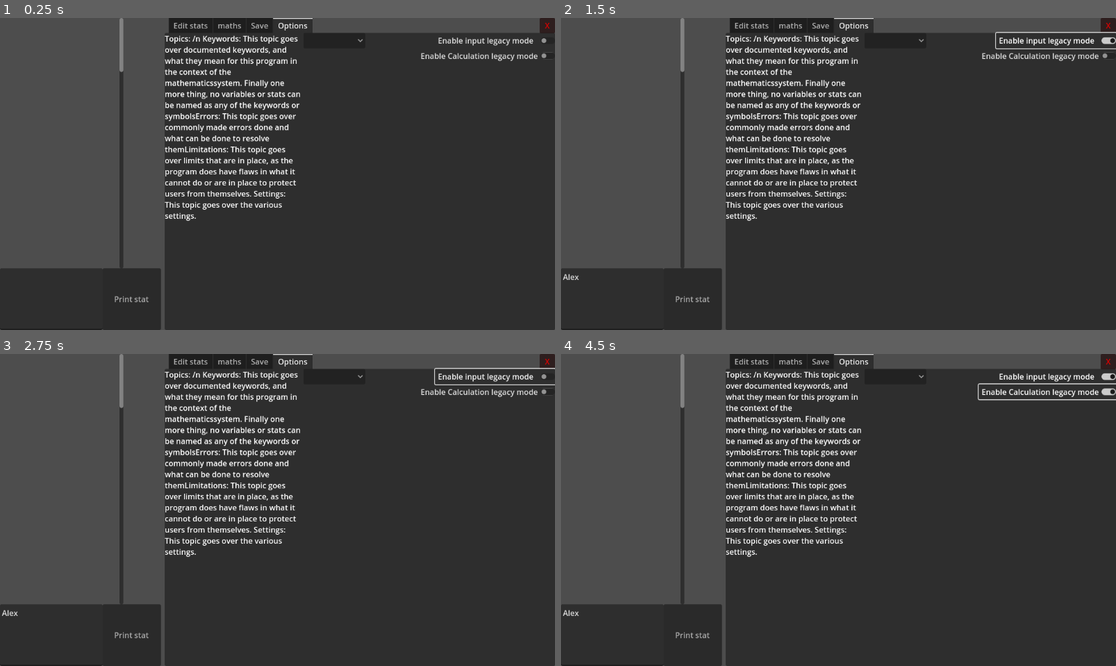
Above: before the commit, frames 1-4 (two rows, left to right).
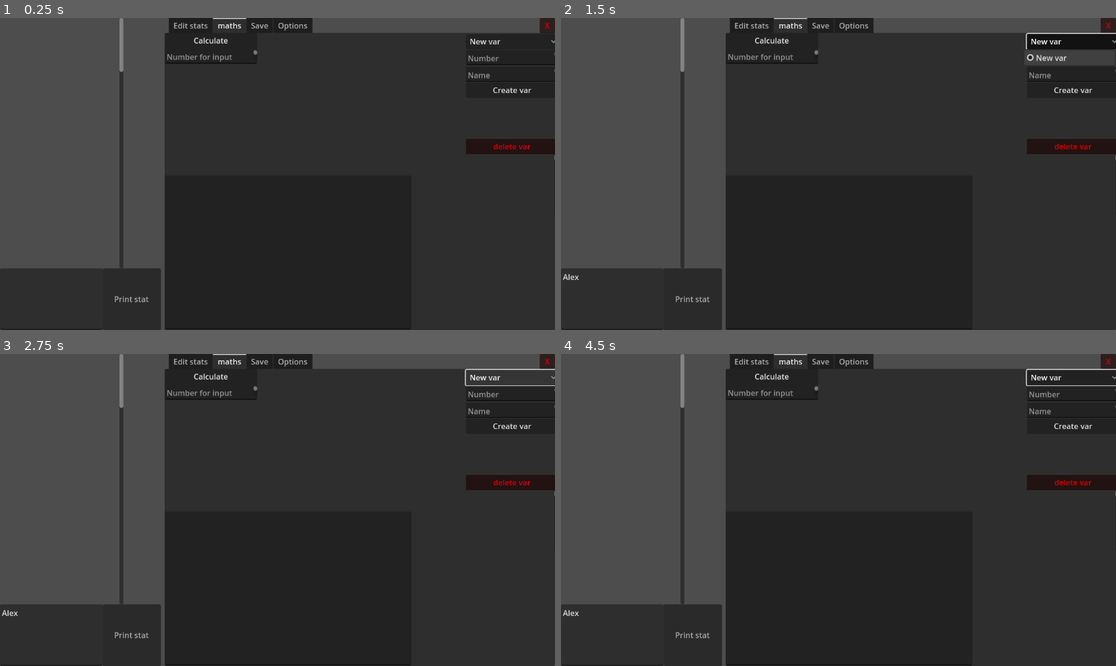
Above: after the commit, the same moments.

Repository: Random31234/huge-numbers-2.0
Game: Godot game, scene res://scenes/main.tscn
Two runs of this game, one before a commit and one after it. Both use one fixed random seed, a clock stepped at 60 frames per second and the inputs below.
Inputs (mouse positions are in pixels of both pictures, inside the frame that each line leads up to):
- Up to frame 1 (0.25 s): no input
- Up to frame 2 (1.5 s): click (610, 298) at 0.52 s; type "Alex" at 0.6 s; click (1071, 42) at 1.25 s, where only the run after the commit has a clickable "New var"
- Up to frame 3 (2.75 s): click (510, 378) at 2 s, where only the run after the commit has a clickable "New var"
- Up to frame 4 (4.5 s): click "Print stat" at 2.75 s; click (1054, 375) at 3.5 s, where only the run before the commit has a clickable "Enable input legacy mode"; click (1049, 391) at 4.25 s, where only the run before the commit has a clickable "Enable Calculation legacy mode"

The runs differ from the first frame. In frame 1, 5.5% of the frame differs, in the area x 29-100%, y 0-100%; in frame 2, 6.2%; in frame 3, 5.8%; in frame 4, 6.0%.

Commit message:
Maths and stats base

Diff:
--- /dev/null
+++ b/scenes/Stats.gd
@@ -0,0 +1,11 @@
+extends Node
+class_name stats
+
+# Called when the node enters the scene tree for the first time.
+func _ready() -> void:
+	pass # Replace with function body.
+
+
+# Called every frame. 'delta' is the elapsed time since the previous frame.
+func _process(delta: float) -> void:
+	pass
--- a/scenes/main.tscn
+++ b/scenes/main.tscn
@@ -1,5 +1,6 @@
-[gd_scene load_steps=3 format=3 uid="uid://bsvg48syefxe0"]
-
+[gd_scene load_steps=4 format=3 uid="uid://bsvg48syefxe0"]
+
+[ext_resource type="Script" path="res://scenes/Stats.gd" id="1_7y165"]
 [ext_resource type="Script" path="res://scripts/enablerDisabler.gd" id="1_pq12d"]
 [ext_resource type="Script" path="res://scripts/Documentation.gd" id="2_xlgaw"]
 
@@ -31,7 +32,10 @@
 offset_bottom = 648.0
 text = "Print stat"
 
-[node name="storage node" type="Node" parent="."]
+[node name="stat Storage Node" type="Node" parent="."]
+script = ExtResource("1_7y165")
+
+[node name="math Storage Node" type="Node" parent="."]
 
 [node name="stats scroll container" type="ScrollContainer" parent="."]
 custom_minimum_size = Vector2(256, 520)
@@ -57,7 +61,7 @@
 offset_left = 342.0
 offset_right = 1152.0
 offset_bottom = 648.0
-current_tab = 3
+current_tab = 1
 
 [node name="Edit stats" type="Control" parent="TabContainer"]
 visible = false
@@ -271,7 +275,6 @@
 "
 
 [node name="maths" type="Control" parent="TabContainer"]
-visible = false
 layout_mode = 2
 metadata/_tab_index = 1
 
@@ -776,6 +779,7 @@
 text = "Delete math"
 
 [node name="Options" type="Control" parent="TabContainer"]
+visible = false
 layout_mode = 2
 metadata/_tab_index = 3
 
--- a/scripts/Documentation.gd
+++ b/scripts/Documentation.gd
@@ -8,7 +8,7 @@
 
 
 # Called every frame. 'delta' is the elapsed time since the previous frame.
-func _process(delta: float) -> void:
+func _process(_delta: float) -> void:
 	pass
 
 #documentation system is in place.
--- a/scripts/enablerDisabler.gd
+++ b/scripts/enablerDisabler.gd
@@ -11,7 +11,7 @@
 
 
 # Called every frame. 'delta' is the elapsed time since the previous frame.
-func _process(delta: float) -> void:
+func _process(_delta: float) -> void:
 	await(self.toggled)
 	Toggle(self.button_pressed)
 
--- /dev/null
+++ b/scripts/math.gd
@@ -0,0 +1,11 @@
+extends Node
+class_name math
+
+# Called when the node enters the scene tree for the first time.
+func _ready() -> void:
+	pass # Replace with function body.
+
+
+# Called every frame. 'delta' is the elapsed time since the previous frame.
+func _process(delta: float) -> void:
+	pass
--- /dev/null
+++ b/scripts/maths.gd
@@ -0,0 +1,11 @@
+extends Node
+
+
+# Called when the node enters the scene tree for the first time.
+func _ready() -> void:
+	pass # Replace with function body.
+
+
+# Called every frame. 'delta' is the elapsed time since the previous frame.
+func _process(delta: float) -> void:
+	pass
Not shown, changed: Documentation folder/Documentation.txt
